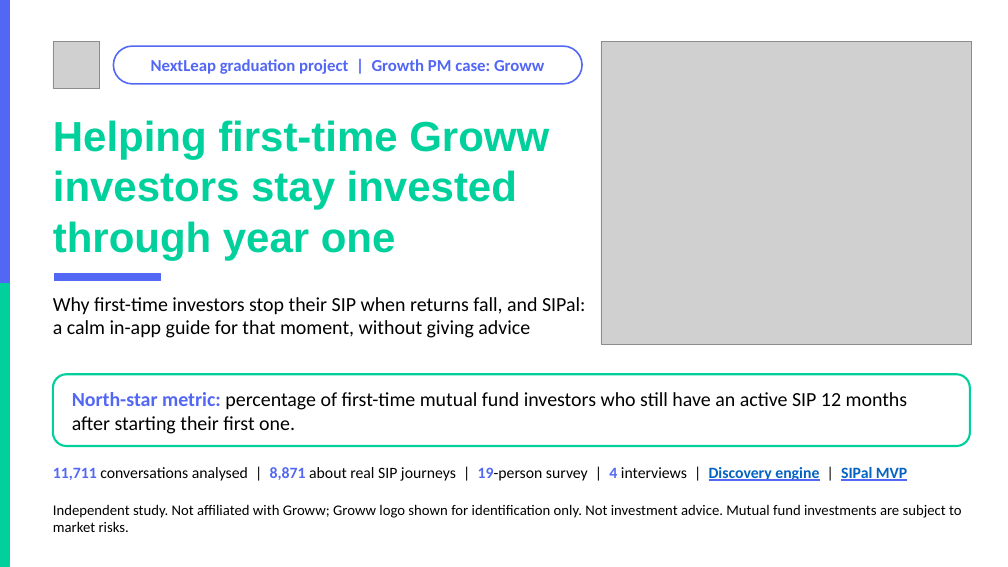
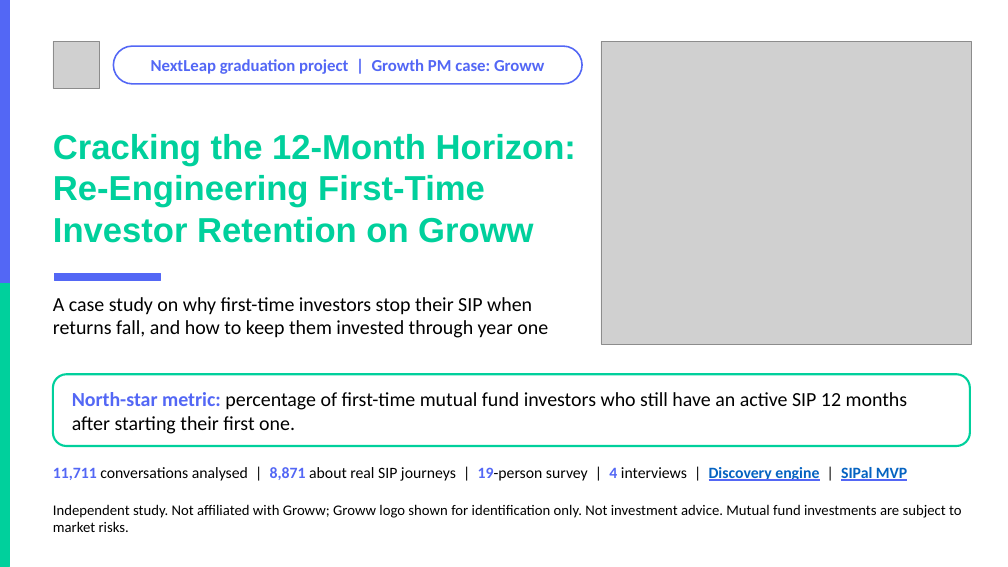
Before and after one commit to akarshita711/NEXTLEAP_GRAD_PROJECT_groww_SIP_research, a slide deck: slide 1 of deck/NL_Groww.pptx. Drawn at 1008x567 pixels with LibreOffice and Linux fonts; fonts in the diff are those of the drawing; grey boxes stand for pictures; background and template pictures are left out. Boxes give left, top, right and bottom in pixels: in the first picture for what was removed or moved away, otherwise in the second. Text is boxed around its words. In the diff, an @@ line names an element or a change of style, - is before the commit and + after.

```diff
--- a/deck/NL_Groww.pptx
+++ b/deck/NL_Groww.pptx
@@ text "Cracking the 12-Month Horizon: Re-Engineering ..." at <box>53,134,576,243</box>: vertical alignment top to middle @@
@@ text at <box>53,134,576,243</box>: text changed; size 40 to 33 pt @@
-Helping first-time Groww investors stay invested through year one
+Cracking the 12-Month Horizon: Re-Engineering First-Time Investor Retention on Groww
@@ text at <box>53,297,548,338</box>: text changed @@
-Why first-time investors stop their SIP when returns fall, and SIPal: a calm in-app guide for that moment, without giving advice
+A case study on why first-time investors stop their SIP when returns fall, and how to keep them invested through year one
```
Also in this commit, not shown: 4 other slides changed, 3 other files.
